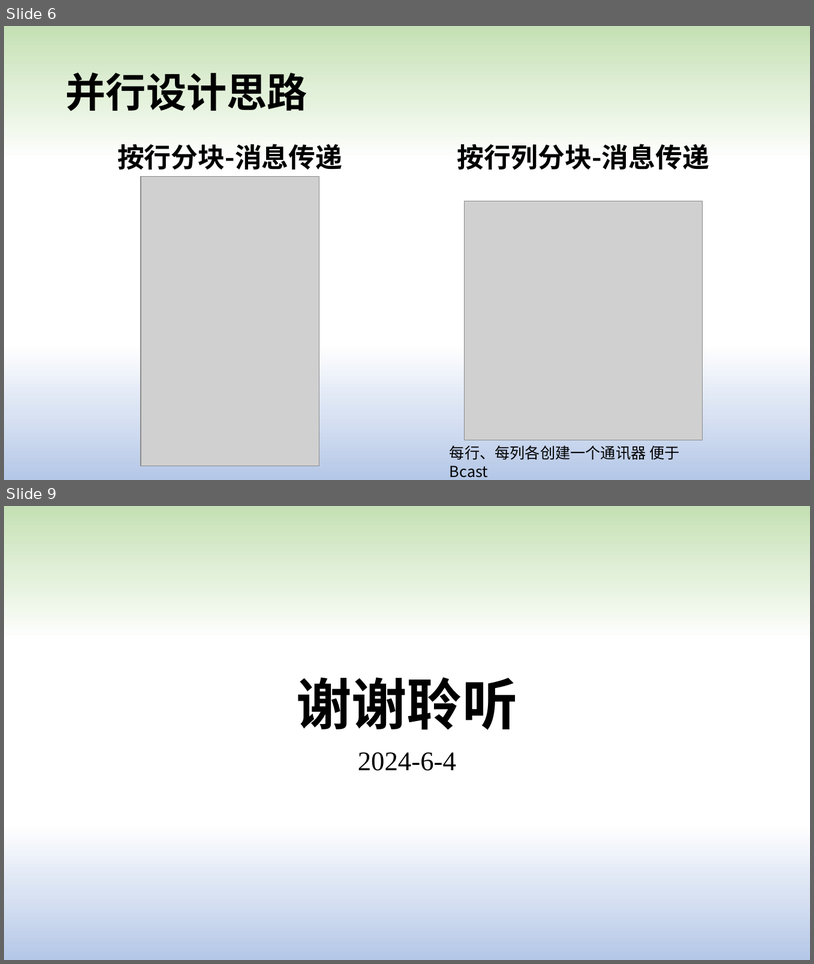
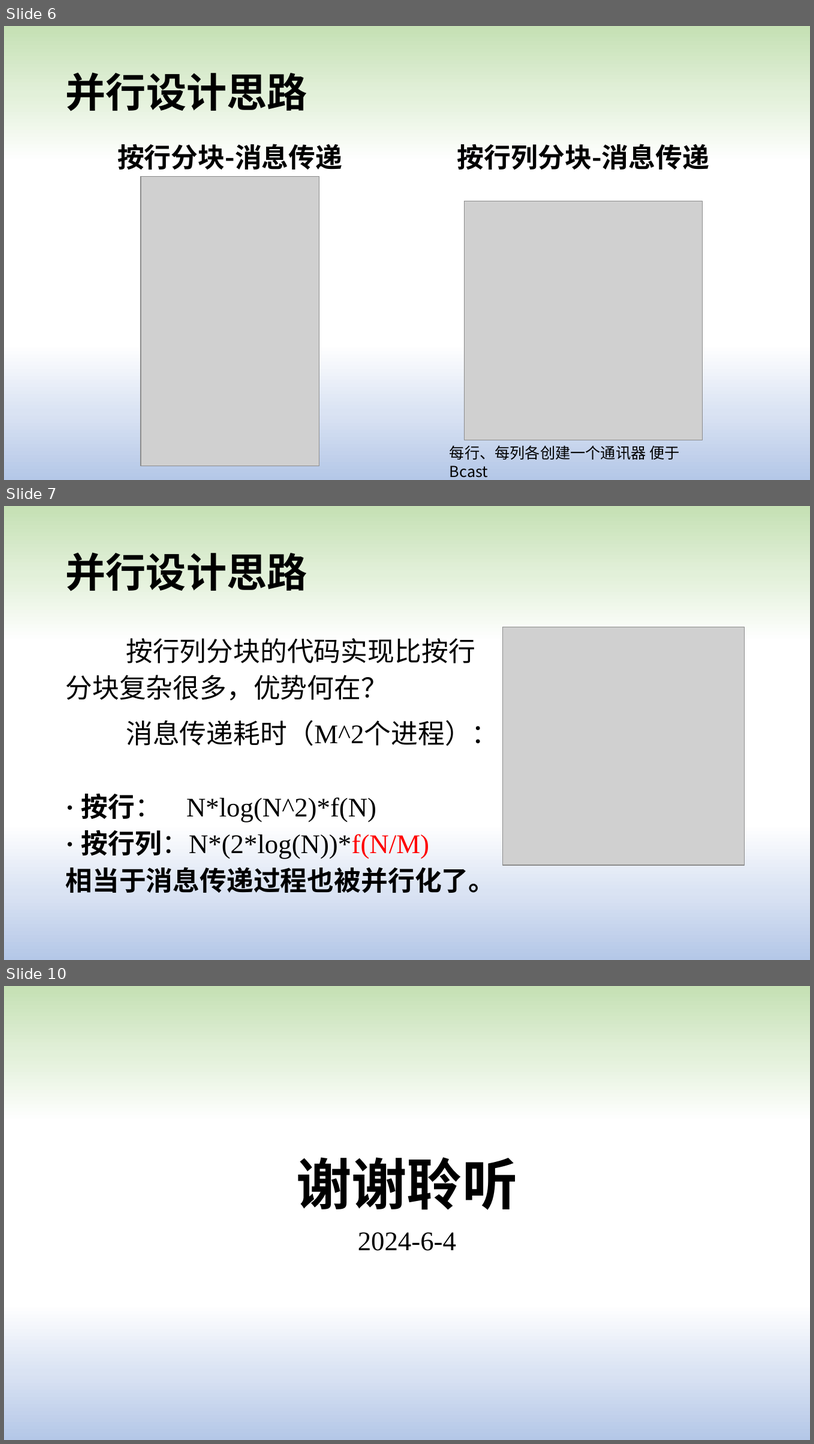
Before and after one commit to lk758tmy/PC_Codes, a slide deck: Final/Floyd-Warshall算法.pptx. Shown one above the other, each under a label of ours: slides 6 and 9 before the commit, slides 6, 7 and 10 after it; the slides between them are not shown. The pictures are 814x964 and 814x1444 pixels, drawn with LibreOffice and Linux fonts; fonts in the diff are those of the drawing; grey boxes stand for pictures. Boxes give left, top, right and bottom in pixels: in the first picture for what was removed or moved away, otherwise in the second. Text is boxed around its words. In the diff, an @@ line names an element or a change of style, - is before the commit and + after.

```diff
--- a/Final/Floyd-Warshall算法.pptx
+++ b/Final/Floyd-Warshall算法.pptx
@@ slide 7 added at bbox=[4, 506, 810, 960], background gradient #C5E0B4 to #E2F0D9 to #FFFFFF to #DAE3F3 to #B4C7E7 @@
@@ title added at bbox=[65, 552, 307, 591], 48 pt, text #000000, bold @@
+并行设计思路
@@ picture added at bbox=[503, 627, 745, 865] @@
@@ text added at bbox=[65, 638, 498, 893], 32 pt, text #000000 @@
+按行列分块的代码实现比按行分块复杂很多，优势何在？
+消息传递耗时（M^2个进程）：
+· 按行： N*log(N^2)*f(N)
+· 按行列：N*(2*log(N))*f(N/M)
+相当于消息传递过程也被并行化了。
@@ what was slide 9 is now slide 10 @@
```
Also in this commit, not shown: 3 slides changed, 3 other files.
